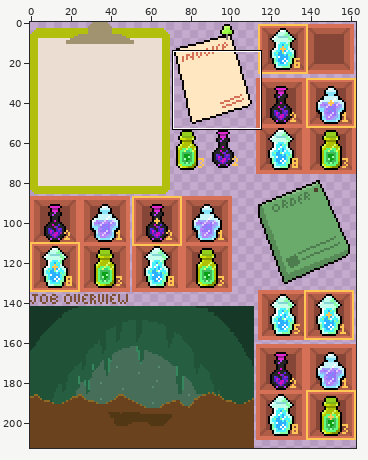
Two versions of one sprite sheet, assets/sprites/tutorial_sheet.png. The first picture is a wide view before the edit; the outline marks the close-up.
Close-up. As it was:
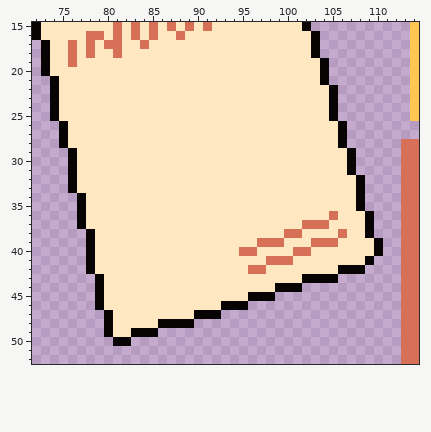
The file is 163x213 pixels. Colours within 5 levels of each other are drawn and written as one. Shown: x 72..114, y 15..52. The old version is drawn lined up with the new one.
And afterwards:
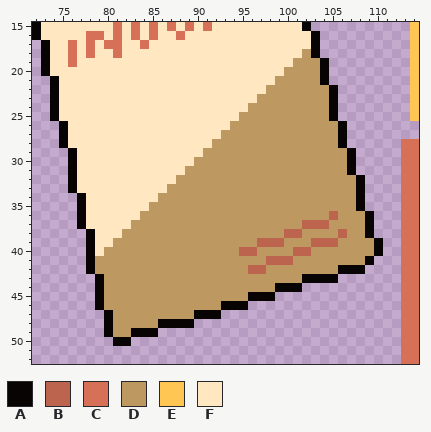
Palette (. is transparent): A #080403  B #bd644e  C #d67158  D #bd9860  E #ffc654  F #ffe7c2
The exact change:
drawings rearranged on the sheet (the old picture shows each at its new place)
@@ x 72..114 @@
 17 .AFFCFCFCCFFCFFFFFFFFFFFFFFFFFFA..........E
-18 .AFFCFCFFCFFFFFFFFFFFFFFFFFFFFFA..........E
-19 .AFFCFFFFFFFFFFFFFFFFFFFFFFFFFFFA.........E
-20 .AFFFFFFFFFFFFFFFFFFFFFFFFFFFFFFA.........E
-21 ..AFFFFFFFFFFFFFFFFFFFFFFFFFFFFFA.........E
-22 ..AFFFFFFFFFFFFFFFFFFFFFFFFFFFFFFA........E
-23 ..AFFFFFFFFFFFFFFFFFFFFFFFFFFFFFFA........E
-24 ..AFFFFFFFFFFFFFFFFFFFFFFFFFFFFFFA........E
-25 ..AFFFFFFFFFFFFFFFFFFFFFFFFFFFFFFA........E
-26 ...AFFFFFFFFFFFFFFFFFFFFFFFFFFFFFFA........
-27 ...AFFFFFFFFFFFFFFFFFFFFFFFFFFFFFFA........
-28 ...AFFFFFFFFFFFFFFFFFFFFFFFFFFFFFFA......CC
-29 ....AFFFFFFFFFFFFFFFFFFFFFFFFFFFFFFA.....CC
-30 ....AFFFFFFFFFFFFFFFFFFFFFFFFFFFFFFA.....CC
-31 ....AFFFFFFFFFFFFFFFFFFFFFFFFFFFFFFA.....CC
-32 ....AFFFFFFFFFFFFFFFFFFFFFFFFFFFFFFFA....CC
-33 ....AFFFFFFFFFFFFFFFFFFFFFFFFFFFFFFFA....CC
-34 .....AFFFFFFFFFFFFFFFFFFFFFFFFFFFFFFA....CC
-35 .....AFFFFFFFFFFFFFFFFFFFFFFFFFFFFFFA....CC
-36 .....AFFFFFFFFFFFFFFFFFFFFFFFFFFFCFFFA...CC
-37 .....AFFFFFFFFFFFFFFFFFFFFFFFFCCCFFFFA...CC
-38 ......AFFFFFFFFFFFFFFFFFFFFFCCFFFFCFFA...CC
-39 ......AFFFFFFFFFFFFFFFFFFCCCFFFCCCFFFFA..CC
-40 ......AFFFFFFFFFFFFFFFFCCFFFFCCFFFFFFFA..CC
-41 ......AFFFFFFFFFFFFFFFFFFFCCCFFFFFFFFA...CC
-42 ......AFFFFFFFFFFFFFFFFFCCFFFFFFFFAAA....CC
-43 .......AFFFFFFFFFFFFFFFFFFFFFFAAAA.......CC
-44 .......AFFFFFFFFFFFFFFFFFFFAAA...........CC
-45 .......AFFFFFFFFFFFFFFFFAAA..............CC
-46 .......AFFFFFFFFFFFFFAAA.................CC
-47 ........AFFFFFFFFFAAA....................CC
-48 ........AFFFFFAAAA.......................CC
-49 ........AFFAAA...........................CC
+18 .AFFCFCFFCFFFFFFFFFFFFFFFFFFFFDA..........E
+19 .AFFCFFFFFFFFFFFFFFFFFFFFFFFFDDDA.........E
+20 .AFFFFFFFFFFFFFFFFFFFFFFFFFFDDDDA.........E
+21 ..AFFFFFFFFFFFFFFFFFFFFFFFFDDDDDA.........E
+22 ..AFFFFFFFFFFFFFFFFFFFFFFFDDDDDDDA........E
+23 ..AFFFFFFFFFFFFFFFFFFFFFFDDDDDDDDA........E
+24 ..AFFFFFFFFFFFFFFFFFFFFFDDDDDDDDDA........E
+25 ..AFFFFFFFFFFFFFFFFFFFFDDDDDDDDDDA........E
+26 ...AFFFFFFFFFFFFFFFFFFDDDDDDDDDDDDA........
+27 ...AFFFFFFFFFFFFFFFFFDDDDDDDDDDDDDA........
+28 ...AFFFFFFFFFFFFFFFFDDDDDDDDDDDDDDA......CC
+29 ....AFFFFFFFFFFFFFFDDDDDDDDDDDDDDDDA.....CC
+30 ....AFFFFFFFFFFFFFDDDDDDDDDDDDDDDDDA.....CC
+31 ....AFFFFFFFFFFFFDDDDDDDDDDDDDDDDDDA.....CC
+32 ....AFFFFFFFFFFFDDDDDDDDDDDDDDDDDDDDA....CC
+33 ....AFFFFFFFFFFDDDDDDDDDDDDDDDDDDDDDA....CC
+34 .....AFFFFFFFFDDDDDDDDDDDDDDDDDDDDDDA....CC
+35 .....AFFFFFFFDDDDDDDDDDDDDDDDDDDDDDDA....CC
+36 .....AFFFFFFDDDDDDDDDDDDDDDDDDDDDBDDDA...CC
+37 .....AFFFFFDDDDDDDDDDDDDDDDDDDBBBDDDDA...CC
+38 ......AFFFDDDDDDDDDDDDDDDDDDBBDDDDBDDA...CC
+39 ......AFFDDDDDDDDDDDDDDDDBBBDDDBBBDDDDA..CC
+40 ......AFDDDDDDDDDDDDDDDBBDDDDBBDDDDDDDA..CC
+41 ......ADDDDDDDDDDDDDDDDDDDBBBDDDDDDDDA...CC
+42 ......ADDDDDDDDDDDDDDDDDBBDDDDDDDDAAA....CC
+43 .......ADDDDDDDDDDDDDDDDDDDDDDAAAA.......CC
+44 .......ADDDDDDDDDDDDDDDDDDDAAA...........CC
+45 .......ADDDDDDDDDDDDDDDDAAA..............CC
+46 .......ADDDDDDDDDDDDDAAA.................CC
+47 ........ADDDDDDDDDAAA....................CC
+48 ........ADDDDDAAAA.......................CC
+49 ........ADDAAA...........................CC
 50 .........AA..............................CC
Changed places in both close-ups, as pixel boxes (x1, y1, x2, y2):
changed: (95, 49, 374, 337)
